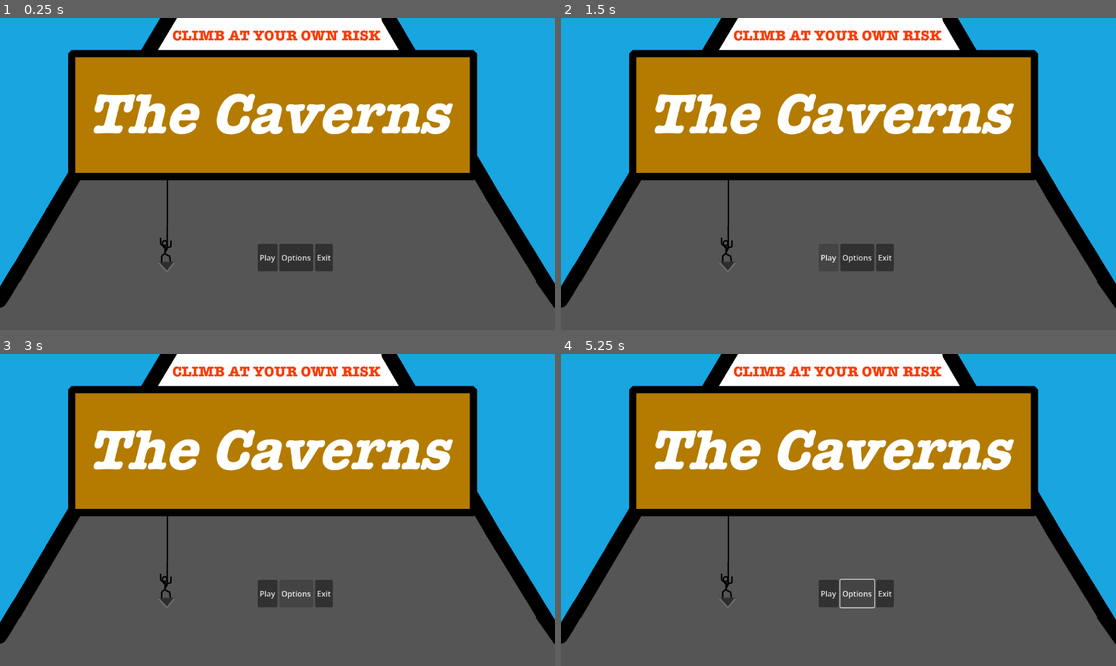
Above: before the commit, frames 1-4 (two rows, left to right).
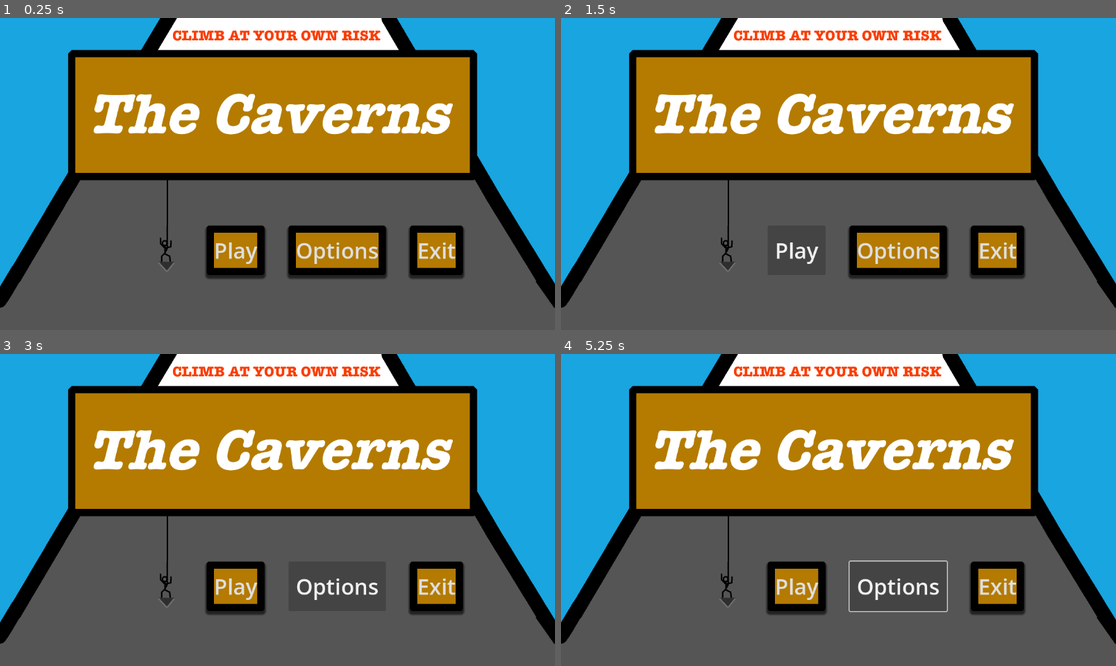
Above: after the commit, the same moments.

Repository: asundar-mags/the-grimstone-digital-tech
Game: Godot game, scene res://scenes/main menu.tscn
The game is run twice, just before and just after one commit, with the same random seed, the same clock (stepped at 60 frames per second) and the same inputs.
Inputs (mouse positions are in pixels of both pictures, inside the frame that each line leads up to):
- Up to frame 1 (0.25 s): no input
- Up to frame 2 (1.5 s): click (572, 27) at 0.52 s; click "Play" at 1.25 s
- Up to frame 3 (3 s): click "Play" at 2 s; click "Options" at 2.75 s
- Up to frame 4 (5.25 s): hold Right (ui_right) 3.53-5.03 s; hold Left (ui_left) from 5.03 s (still down)

The runs differ from the first frame. In frame 1, 6.9% of the frame differs, in the area x 37-84%, y 66-84%; in frame 2, 5.1%; in frame 3, 4.1%; in frame 4, 4.4%.

Commit message:
Some basic button customization

Diff:
--- a/the-grimstone/scenes/main menu.tscn
+++ b/the-grimstone/scenes/main menu.tscn
@@ -1,6 +1,20 @@
 [gd_scene format=3 uid="uid://bpppomjjqabyg"]
 
 [ext_resource type="Texture2D" uid="uid://cieqx1uy82jxl" path="res://assets/main menu.png" id="1_5hgee"]
+
+[sub_resource type="StyleBoxFlat" id="StyleBoxFlat_5hgee"]
+bg_color = Color(0.7058824, 0.47843137, 0.003921569, 1)
+border_width_left = 15
+border_width_top = 15
+border_width_right = 15
+border_width_bottom = 15
+border_color = Color(0, 0, 0, 1)
+corner_radius_top_left = 5
+corner_radius_top_right = 5
+corner_radius_bottom_right = 5
+corner_radius_bottom_left = 5
+shadow_size = 5
+shadow_offset = Vector2(0, 5)
 
 [node name="Control" type="Control" unique_id=411870673]
 layout_mode = 3
@@ -15,19 +29,31 @@
 
 [node name="Buttons" type="HBoxContainer" parent="." unique_id=2058118236]
 layout_mode = 0
-offset_left = 535.0
-offset_top = 469.0
-offset_right = 691.0
-offset_bottom = 526.0
+offset_left = 429.0
+offset_top = 431.0
+offset_right = 961.0
+offset_bottom = 534.0
+theme_override_constants/separation = 50
 
 [node name="Play Button" type="Button" parent="Buttons" unique_id=239040517]
 layout_mode = 2
+theme_override_font_sizes/font_size = 45
+theme_override_styles/normal = SubResource("StyleBoxFlat_5hgee")
 text = "Play"
 
 [node name="Options Button" type="Button" parent="Buttons" unique_id=1142655445]
 layout_mode = 2
+theme_override_font_sizes/font_size = 45
+theme_override_styles/normal = SubResource("StyleBoxFlat_5hgee")
 text = "Options"
 
 [node name="Exit Button" type="Button" parent="Buttons" unique_id=1213207450]
 layout_mode = 2
+theme_override_font_sizes/font_size = 45
+theme_override_styles/normal = SubResource("StyleBoxFlat_5hgee")
 text = "Exit"
+
+[node name="TextureButton" type="TextureButton" parent="." unique_id=819287240]
+layout_mode = 0
+offset_right = 40.0
+offset_bottom = 40.0
